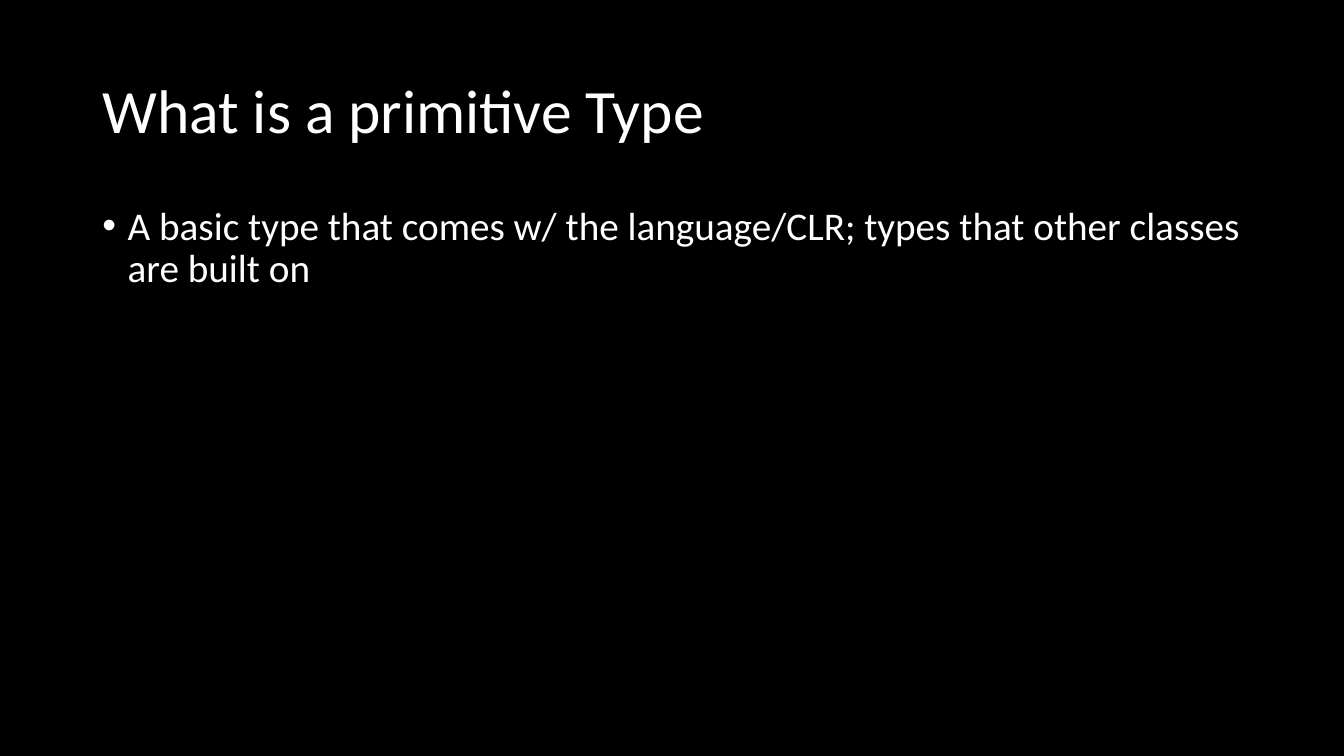
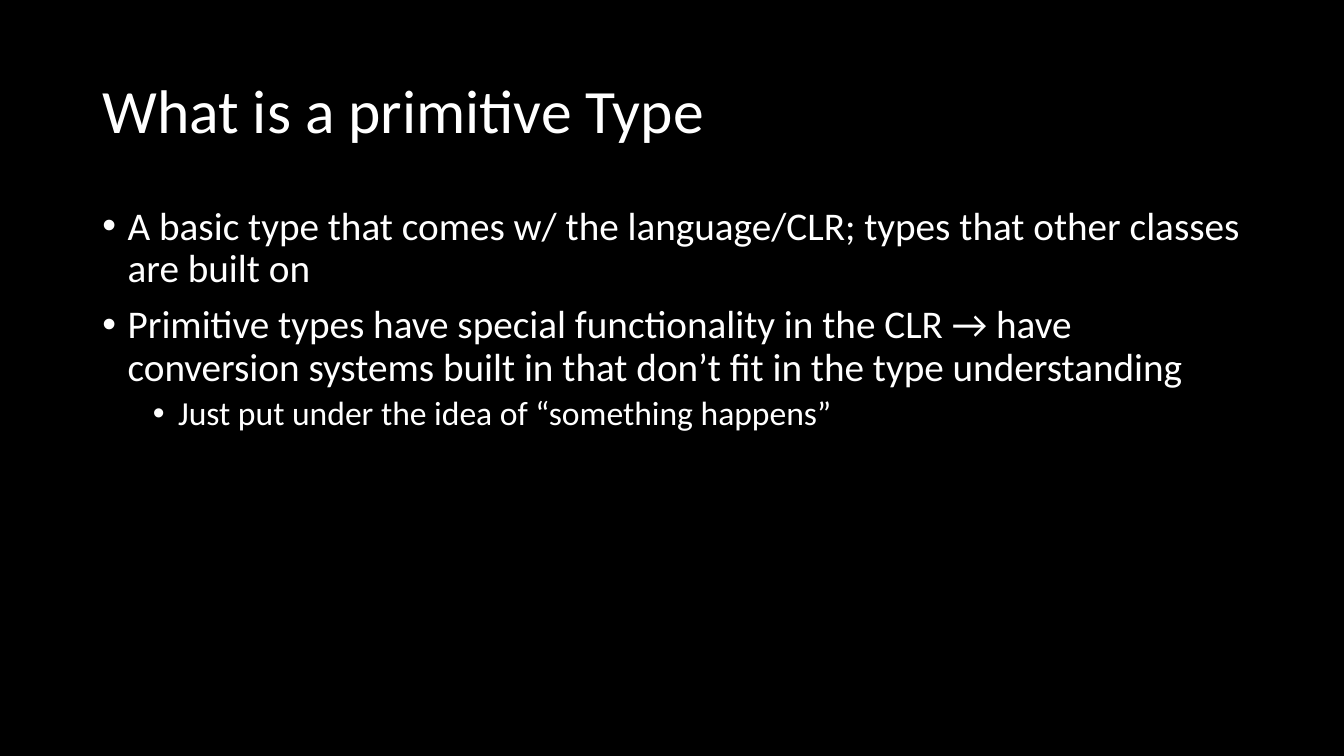
Before and after one commit to microsoft/Flash_University, a slide deck: slide 5 of CLR_via_CSharp/Week3/CLR_Via_CSharp_chapter5.pptx (slide 6 before the commit). Drawn at 1344x756 pixels with LibreOffice and Linux fonts; fonts in the diff are those of the drawing. Boxes give left, top, right and bottom in pixels: in the first picture for what was removed or moved away, otherwise in the second. Text is boxed around its words. In the diff, an @@ line names an element or a change of style, - is before the commit and + after.

Commit message:
adding some slides, removing value vs ref types

```diff
--- a/CLR_via_CSharp/Week3/CLR_Via_CSharp_chapter5.pptx
+++ b/CLR_via_CSharp/Week3/CLR_Via_CSharp_chapter5.pptx
@@ text at bbox=[128, 310, 1182, 431]: paragraphs added @@
+• Primitive types have special functionality in the CLR → have conversion systems built in that don’t fit in the type understanding
+  • Just put under the idea of “something happens”
```
Also in this commit, not shown: 2 other slides changed, 7 slides added, 1 slide removed, 3 other files.
